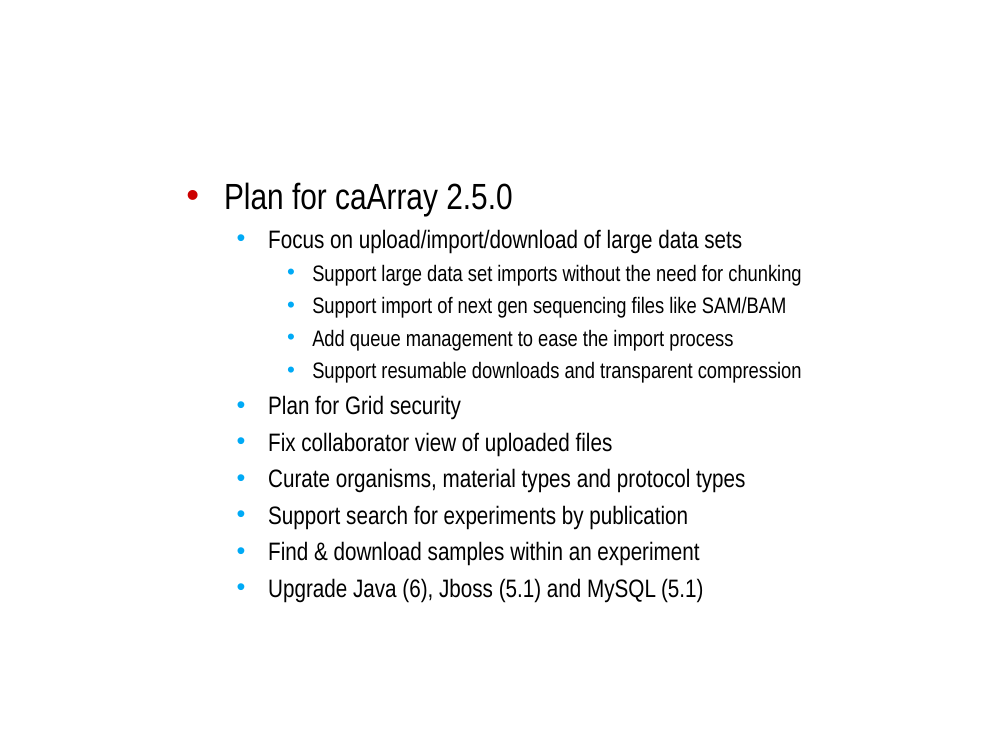
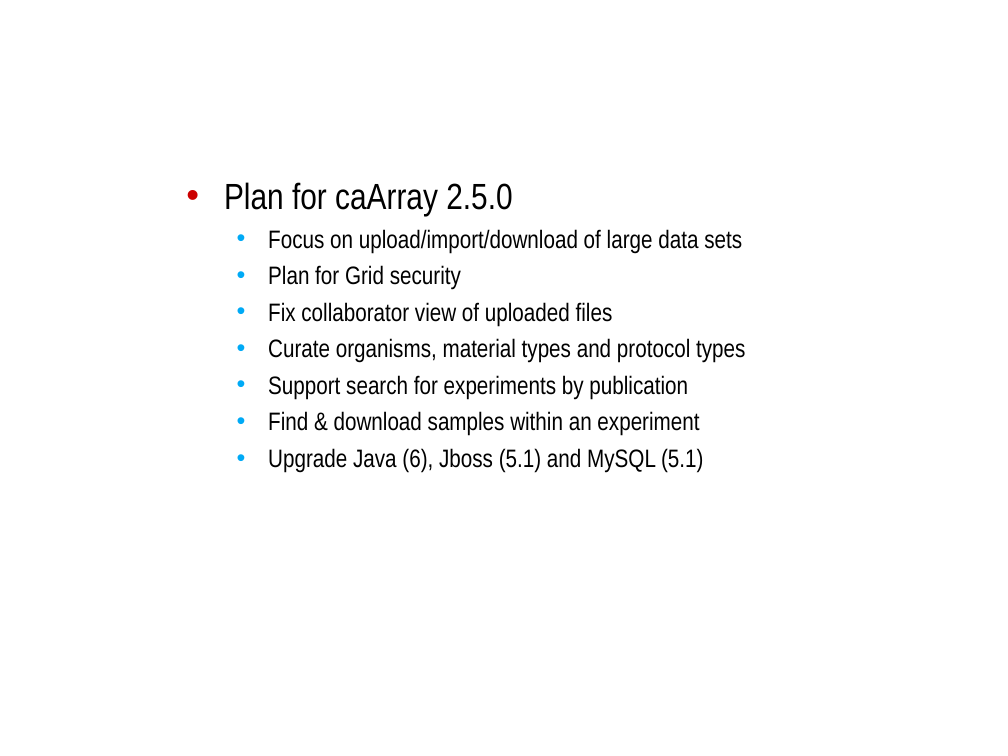
Before and after one commit to NCIP/caarray-docs, a slide deck: slide 9 of project_management/open_meetings/ICR_WS_Meeting_2010_08_11.ppt. Drawn at 1008x756 pixels with LibreOffice and Linux fonts; fonts in the diff are those of the drawing; background and template pictures are left out. Boxes give left, top, right and bottom in pixels: in the first picture for what was removed or moved away, otherwise in the second. Text is boxed around its words. In the diff, an @@ line names an element or a change of style, - is before the commit and + after.

```diff
--- a/project_management/open_meetings/ICR_WS_Meeting_2010_08_11.ppt
+++ b/project_management/open_meetings/ICR_WS_Meeting_2010_08_11.ppt
@@ text at (312, 264, 802, 383): paragraphs removed @@
-    • Support large data set imports without the need for chunking
-    • Support import of next gen sequencing files like SAM/BAM
-    • Add queue management to ease the import process
-    • Support resumable downloads and transparent compression
```
Also in this commit, not shown: 1 other slide changed, 4 slides added.
